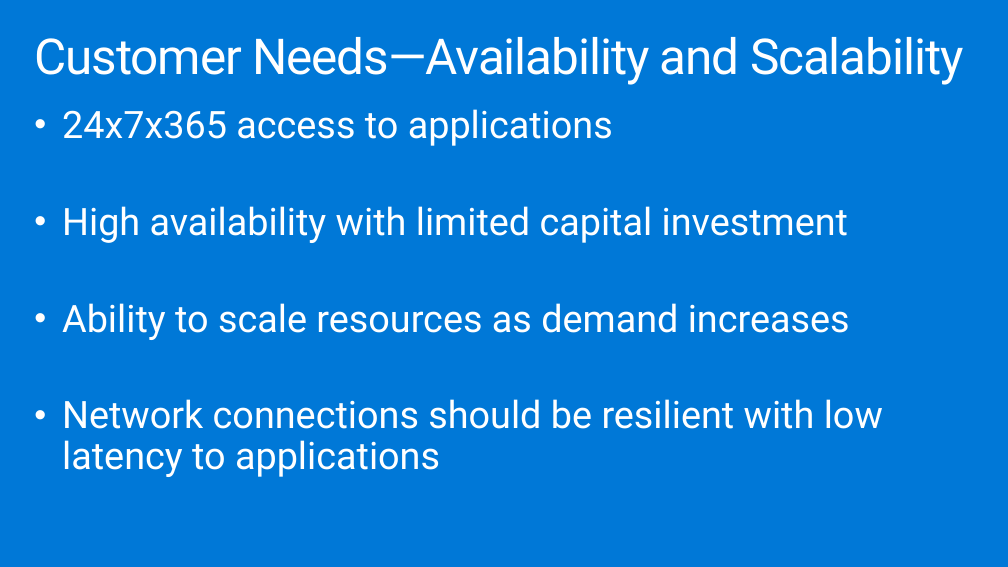
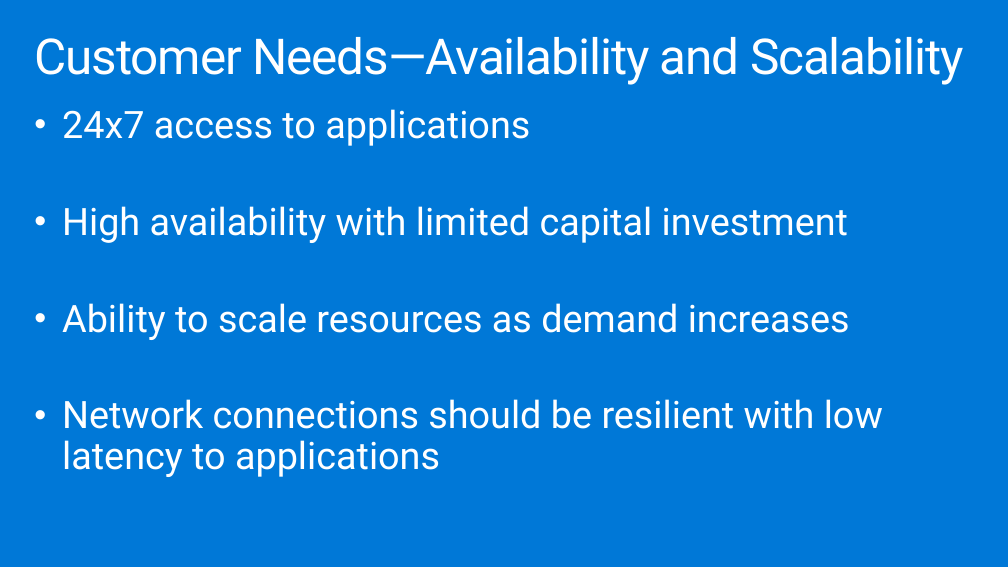
Before and after one commit to dwnatwick/MCW-Windows-Virtual-Desktop, a slide deck: slide 9 of Whiteboard-design-session/WDS trainer presentation - Windows Virtual Desktop.pptx (slide 8 before the commit). Drawn at 1008x567 pixels with LibreOffice and Linux fonts; fonts in the diff are those of the drawing. Boxes give left, top, right and bottom in pixels: in the first picture for what was removed or moved away, otherwise in the second. Text is boxed around its words. In the diff, an @@ line names an element or a change of style, - is before the commit and + after.

```diff
--- a/Whiteboard-design-session/WDS trainer presentation - Windows Virtual Desktop.pptx
+++ b/Whiteboard-design-session/WDS trainer presentation - Windows Virtual Desktop.pptx
@@ text at box(62, 109, 530, 146): text changed @@
-• 24x7x365 access to applications
+• 24x7 access to applications
```
Also in this commit, not shown: 10 other slides changed, 1 slide added, 2 other files.
